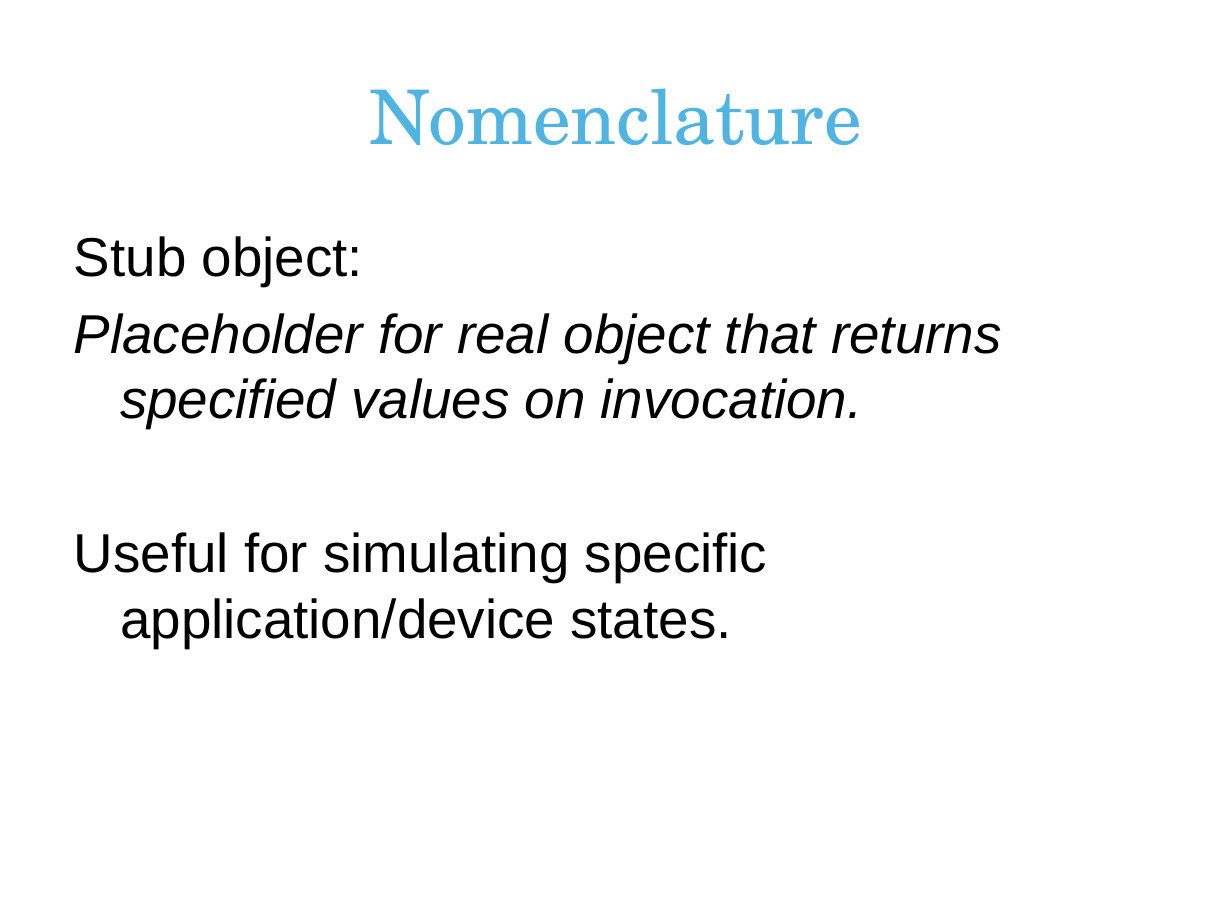
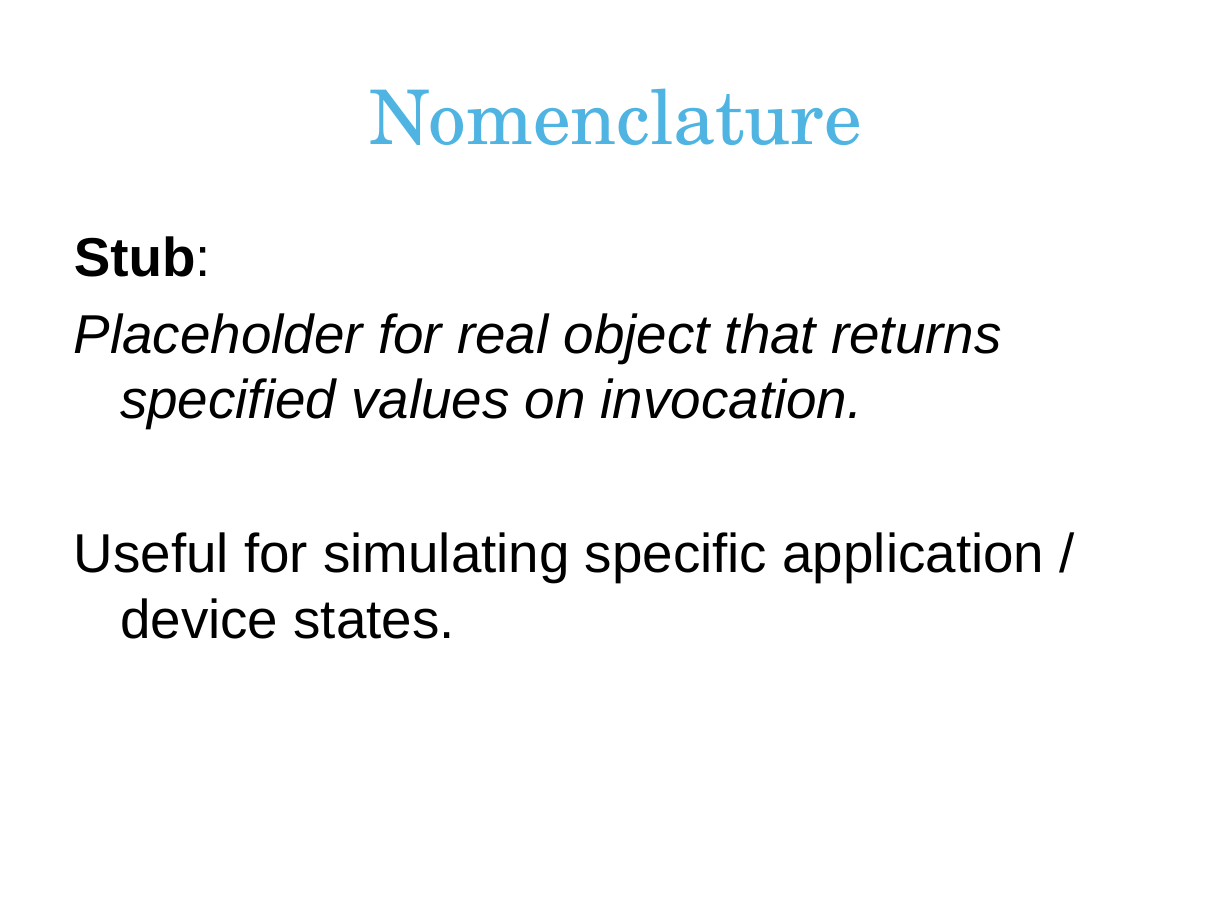
Before and after one commit to erjw/mockito-basic-lab, a slide deck: slide 4 of mockito-presentation.pptx. Drawn at 1232x924 pixels with LibreOffice and Linux fonts; fonts in the diff are those of the drawing; background and template pictures are left out. Boxes give left, top, right and bottom in pixels: in the first picture for what was removed or moved away, otherwise in the second. Text is boxed around its words. In the diff, an @@ line names an element or a change of style, - is before the commit and + after.

Commit message:
Presentation update.

```diff
--- a/mockito-presentation.pptx
+++ b/mockito-presentation.pptx
@@ text at (x1=74, y1=236, x2=211, y2=277): text changed; bold on @@
-Stub object:
+Stub:
@@ text at (x1=74, y1=532, x2=1045, y2=639): spaces changed @@
-Useful for simulating specific application/device states.
+Useful for simulating specific application / device states.
```
Also in this commit, not shown: 4 other slides changed, 3 slides added.
